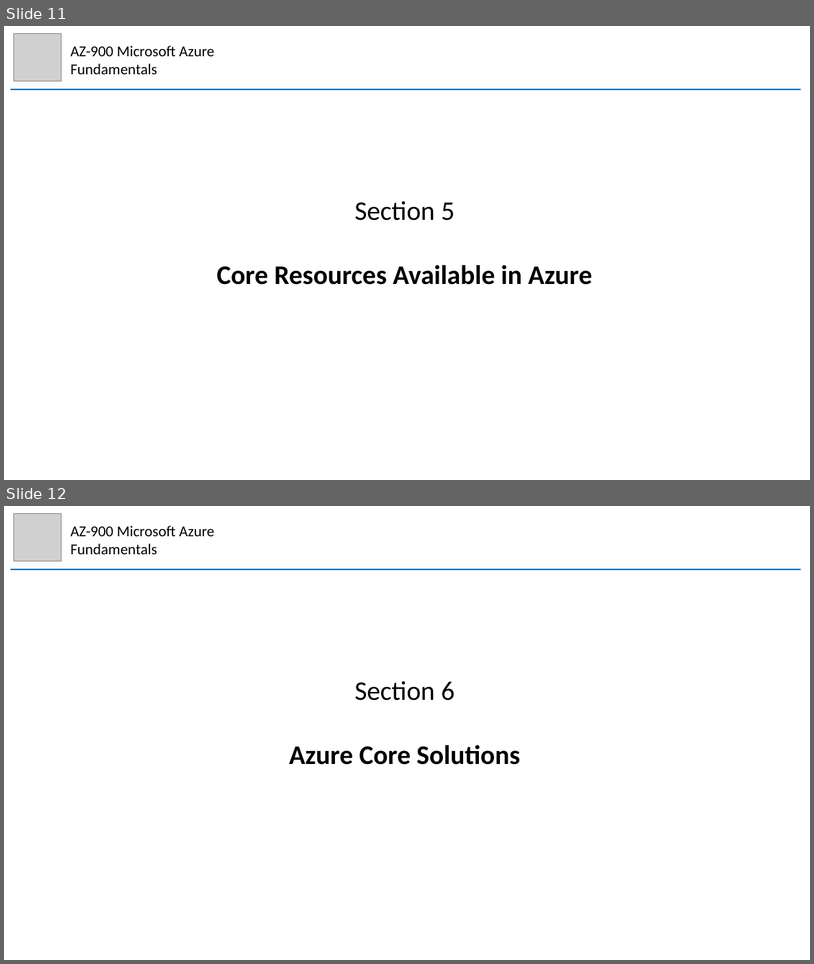
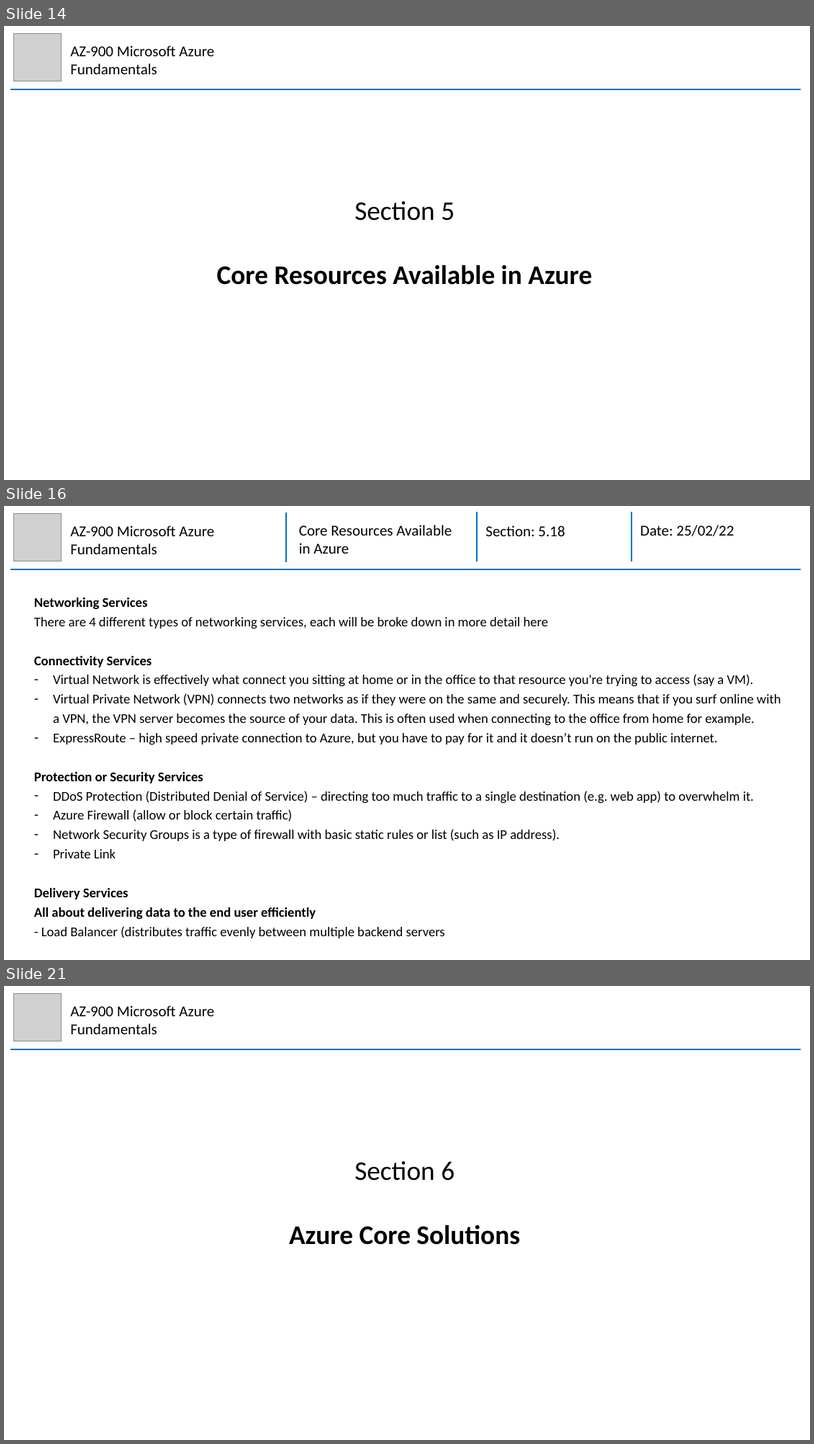
Before and after one commit to mhaythornthwaite/Testing_ML_Algorithms, a slide deck: Azure_AZ-900_Fundamentals/MJH_AZ-900_Azure_Fundamentals_Notes.pptx. Shown one above the other, each under a label of ours: slides 11 and 12 before the commit, slides 14, 16 and 21 after it; the slides between them are not shown. The pictures are 814x964 and 814x1444 pixels, drawn with LibreOffice and Linux fonts; fonts in the diff are those of the drawing; grey boxes stand for pictures. Boxes give left, top, right and bottom in pixels: in the first picture for what was removed or moved away, otherwise in the second. Text is boxed around its words. In the diff, an @@ line names an element or a change of style, - is before the commit and + after.

Commit message:
Azure AZ-900 Section 4, 5, 6

```diff
--- a/Azure_AZ-900_Fundamentals/MJH_AZ-900_Azure_Fundamentals_Notes.pptx
+++ b/Azure_AZ-900_Fundamentals/MJH_AZ-900_Azure_Fundamentals_Notes.pptx
@@ slide 16 added at (4, 506, 810, 960), background #FFFFFF @@
@@ picture added at (13, 513, 62, 561) @@
@@ text added at (70, 525, 214, 554), 18 pt, text #000000 @@
+AZ-900 Microsoft Azure Fundamentals
@@ group added at (10, 512, 801, 569): 4 lines, 3 texts @@
+Core Resources Available in Azure
+Section: 5.18
+Date: 25/02/22
@@ text added at (34, 597, 782, 938), 16 pt, text #000000 @@
+Networking Services
+There are 4 different types of networking services, each will be broke down in more detail here
+Connectivity Services
+– Virtual Network is effectively what connect you sitting at home or in the office to that resource you're trying to access (say a VM).
+– Virtual Private Network (VPN) connects two networks as if they were on the same and securely. This means that if you surf online with a VPN, the VPN server becomes the source of your data. This is often used when connecting to the office from home for example.
+– ExpressRoute – high speed private connection to Azure, but you have to pay for it and it doesn’t run on the public internet.
+Protection or Security Services
+– DDoS Protection (Distributed Denial of Service) – directing too much traffic to a single destination (e.g. web app) to overwhelm it.
+– Azure Firewall (allow or block certain traffic)
+– Network Security Groups is a type of firewall with basic static rules or list (such as IP address).
+– Private Link
+Delivery Services
+All about delivering data to the end user efficiently
+- Load Balancer (distributes traffic evenly between multiple backend servers
@@ text added at (638, 734, 665, 742), 16 pt, text #FFFFFF, bold @@
+2019
@@ what was slide 11 is now slide 14 @@
@@ what was slide 12 is now slide 21 @@
```
Also in this commit, not shown: 1 slide changed, 13 other slides added.
